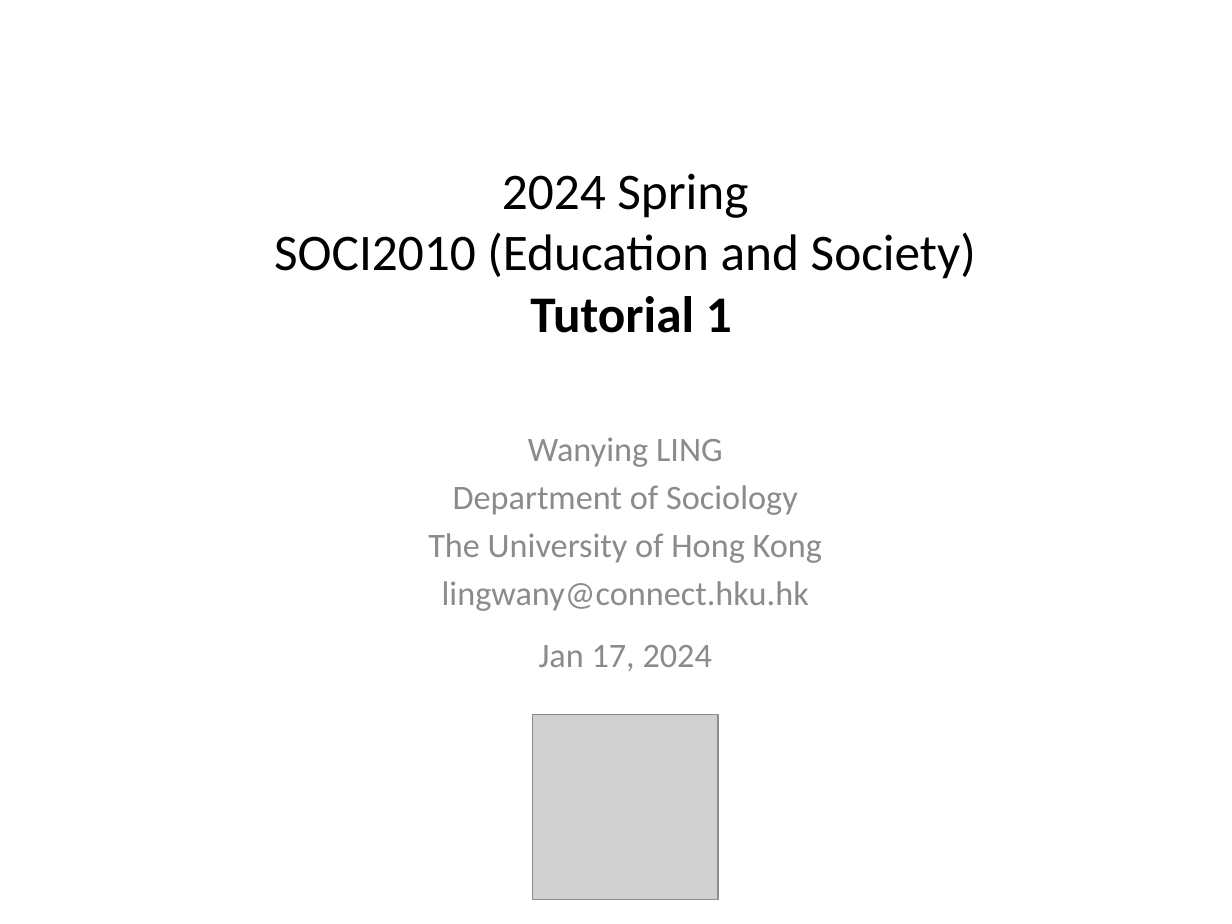
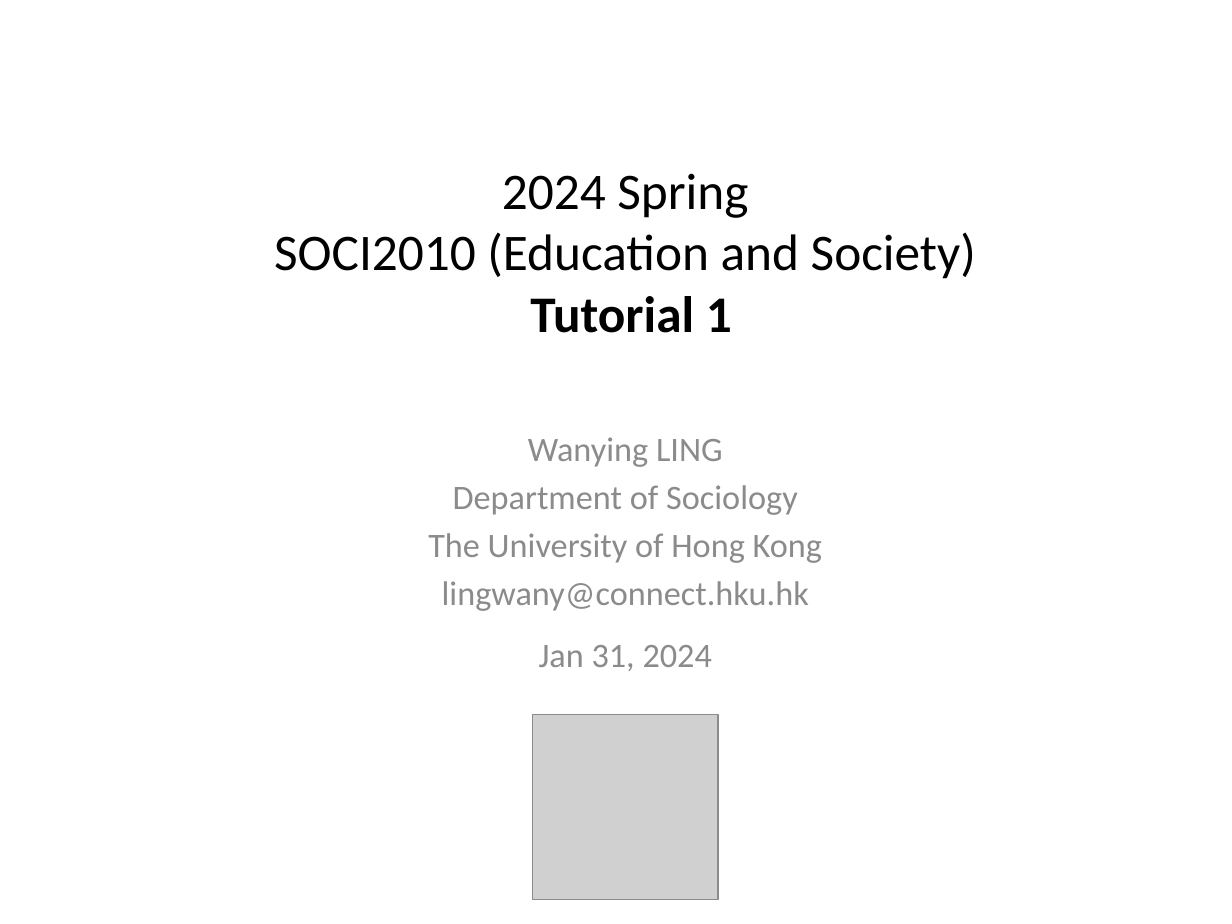
Before and after one commit to wanyingling/SOCI2010-Education-and-Society, a slide deck: slide 1 of SOCI2010 Tutorial 1.pptx. Drawn at 1232x924 pixels with LibreOffice and Linux fonts; fonts in the diff are those of the drawing; grey boxes stand for pictures. Boxes give left, top, right and bottom in pixels: in the first picture for what was removed or moved away, otherwise in the second. Text is boxed around its words. In the diff, an @@ line names an element or a change of style, - is before the commit and + after.

```diff
--- a/SOCI2010 Tutorial 1.pptx
+++ b/SOCI2010 Tutorial 1.pptx
@@ subtitle at (x1=539, y1=645, x2=712, y2=671): text changed @@
-Jan 17, 2024
+Jan 31, 2024
```
Also in this commit, not shown: 4 other slides changed.
